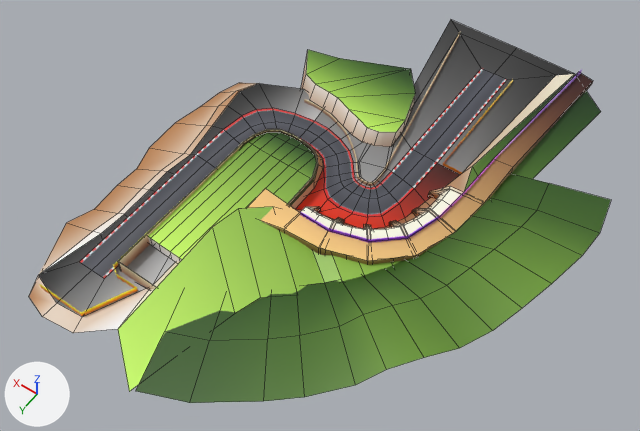
Before and after pictures for a commit that changed the FBX model Assets/Models/Race/Tutorial.fbx.
Camera for both pictures: a camera (50 mm lens) standing at (-0.732, 1.022, 1.467) and looking at (-0.066, 0.089, 0.001). The lights are fixed; the arrows at lower left show +X, +Y and +Z. Mesh edges are drawn as thin lines on the coarser meshes. Where no turn or scale is listed for an object, it has been applied to the vertices.
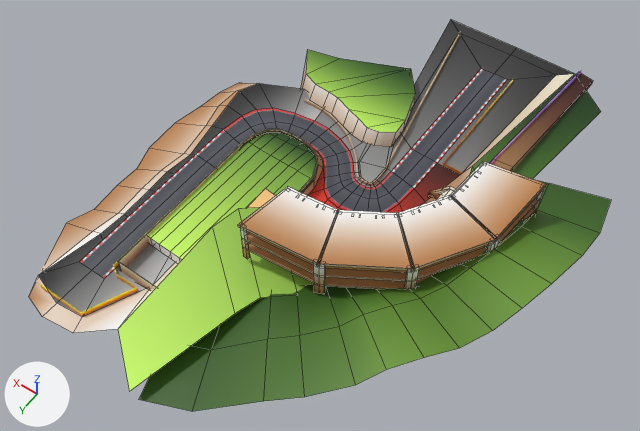
Location of each change, (x1, y1, x2, y2) in pixels of the pictures (640 x 431 px; the box of a moved part takes in the faces that stretch with it):
'polySurface59', reshaped: before (136, 174, 611, 403); after (139, 179, 611, 411)
'polySurface68', added (beige): after (238, 161, 546, 295)
part 1 of me_mesh_007, moved or reshaped: before (136, 294, 271, 403); after (139, 294, 271, 411)
'polySurface61', unchanged, covered by the edit: before (247, 74, 593, 265); after (247, 74, 593, 208)
'polySurface55', unchanged, covered by the edit: before (300, 186, 463, 262); after (428, 186, 456, 199)

Diff of the bpy script that builds the scene:
```diff
--- a/Assets/Models/Race/Tutorial.fbx.py
+++ b/Assets/Models/Race/Tutorial.fbx.py
@@ me_mesh_007 @@
 me_mesh_007.from_pydata(...)  # 42 vertices, 26 faces; spans x -0.269..0.344, y -0.449..0.443, z -0.058..0.058
 # used by ob_polysurface59; location = (-0.303, 0.181, 0.091)
 # before: 12 (0.16, 0.407, -0.043) at pixel (189, 402), 13 (0.256, 0.443, -0.05) at pixel (135, 391), 14 (0.344, 0.193, -0.057), 27 (0.27, 0.167, -0.057), 28 (0.296, 0.321, -0.052) at pixel (164, 331)
 # before: 29 (0.213, 0.29, -0.046) at pixel (209, 340)
+# me_mesh_007 part 1
+for i in [12, 13, 14, 27, 28, 29]: me_mesh_007.vertices[i].co += Vector((0.0, 0.0, -0.034))
 me_mesh_007.materials.append(mat_lambert4)
@@ me_mesh_012 @@
+me_mesh_012.from_pydata(...)  # 480 vertices, 312 faces; spans x -0.185..0.238, y -0.238..0.185, z -0.05..0.05
+me_mesh_012.materials.append(mat_lambert4)  # picture img_color_gradient_png
@@ ob_polysurface68 @@
+ob_polysurface68 = bpy.data.objects.new('polySurface68', me_mesh_012)
+ob_polysurface68.location = (-0.262, 0.108, 0.104)
```
